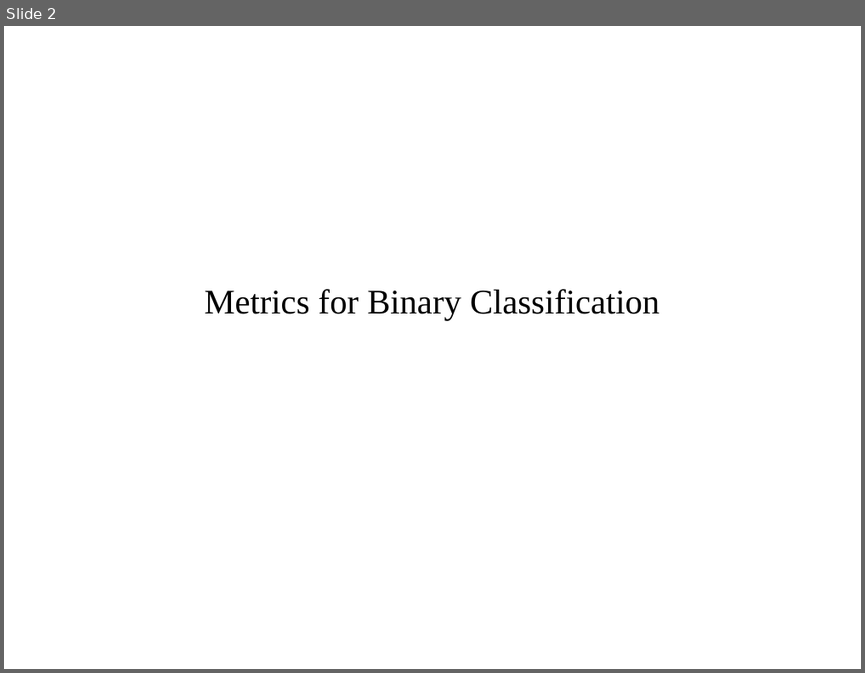
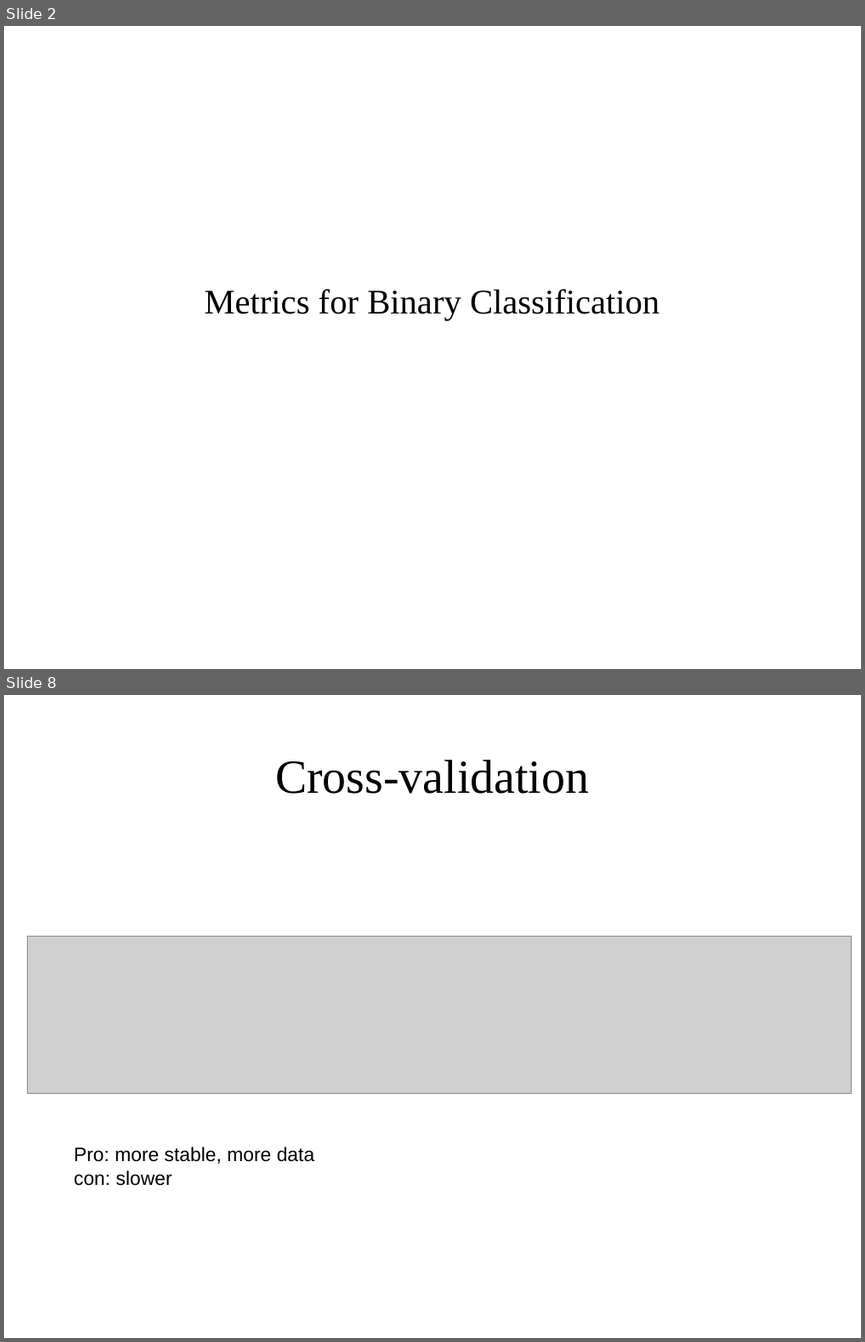
Before and after one commit to DS-BootCamp-DSI-Columbia/AY2017-2018-Winter-Collaboratory, a slide deck: Bootcamp-materials/slides/day3-model-evaluation.odp. Shown one above the other, each under a label of ours: slide 2 before the commit, slides 2 and 8 after it; the slides between them are not shown. The pictures are 865x673 and 865x1342 pixels, drawn with LibreOffice and Linux fonts; fonts in the diff are those of the drawing; grey boxes stand for pictures. Boxes give left, top, right and bottom in pixels: in the first picture for what was removed or moved away, otherwise in the second. Text is boxed around its words. In the diff, an @@ line names an element or a change of style, - is before the commit and + after.

```diff
--- a/Bootcamp-materials/slides/day3-model-evaluation.odp
+++ b/Bootcamp-materials/slides/day3-model-evaluation.odp
@@ slide 8 added at (x1=4, y1=695, x2=861, y2=1338), background #FFFFFF @@
@@ title added at (x1=275, y1=760, x2=589, y2=794), 44 pt, text #000000 @@
+Cross-validation
@@ picture added at (x1=27, y1=936, x2=851, y2=1093) @@
@@ text added at (x1=74, y1=1146, x2=314, y2=1185), 18 pt, text #000000 @@
+Pro: more stable, more data
+con: slower
```
Also in this commit, not shown: 1 slide changed, 19 other slides added, 11 other files.
